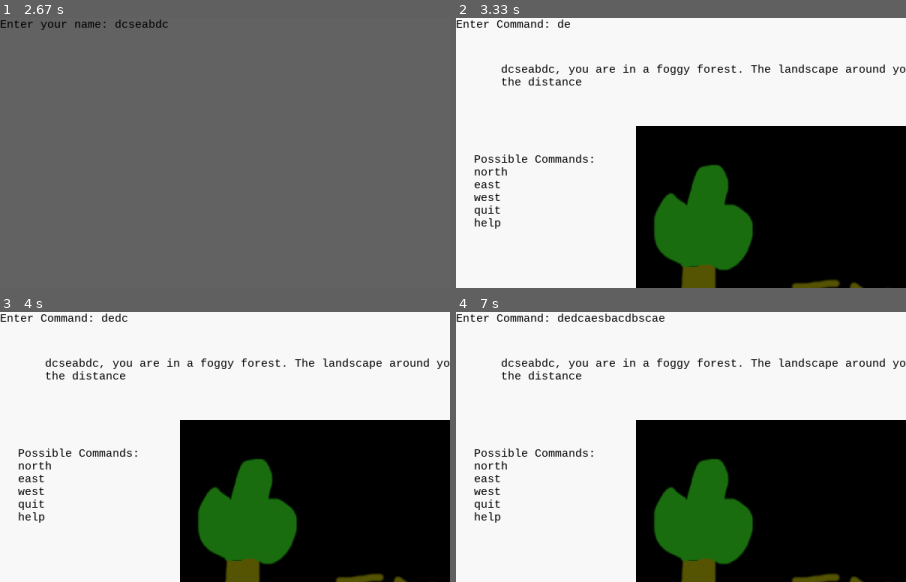
Above: before the commit, frames 1-4 (two rows, left to right).
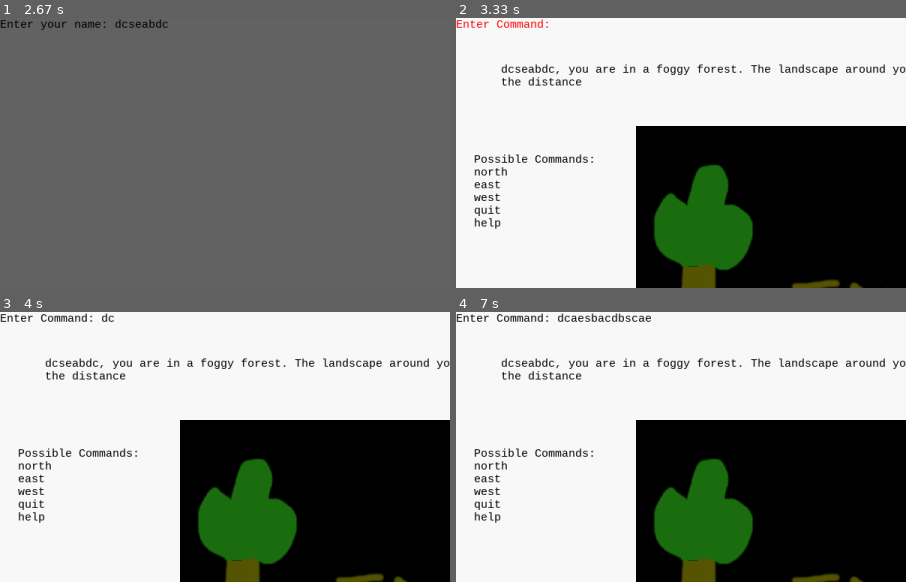
Above: after the commit, the same moments.

Repository: WilliamKluge/CMPT120-Project
Game: pygame game, started from Nowhere/main.py
The game is run twice, just before and just after one commit, with the same random seed, the same clock (stepped at 60 frames per second) and the same inputs.
Inputs:
- Up to frame 1 (2.67 s): tap Enter at 0.33 s; hold D 0.67-1.3 s; tap C at 0.82, 2.38 s; hold S 1.33-1.7 s; tap E at 1.48 s; hold A 1.73-2.2 s; tap B at 1.88 s; hold D from 2.23 s (still down)
- Up to frame 2 (3.33 s): release D at 2.7 s; hold Enter 2.73-3.2 s; hold D 2.73-3.2 s; tap E at 2.88 s; tap Enter at 3.23 s
- Up to frame 3 (4 s): hold D from 3.57 s (still down); tap C at 3.72 s
- Up to frame 4 (7 s): release D at 4.03 s; hold A 4.07-4.6 s; tap E at 4.22, 6.95 s; hold S 4.63-4.93 s; tap B at 4.78, 5.88 s; hold A 4.97-5.37 s; tap C at 5.12, 6.55 s; tap Shift at 5.4 s; hold D 5.73-6.37 s; hold S 6.4-6.77 s; hold A from 6.8 s (still down)
The pictures show only the part of the screen within x 0-50%, y 0-50%; the shares and areas given below are measured in that part.

Frame 1 is identical in both runs. In frame 2, 0.4% of the frame differs, in the area x 0-26%, y 0-4%; in frame 3, less than 0.1%; in frame 4, 0.3%.

Commit message:
Text turns red if wrong command is entered

Diff:
--- a/Nowhere/EntityFramework/Systems/ImplimentedSystems/TitleScreenSystem.py
+++ b/Nowhere/EntityFramework/Systems/ImplimentedSystems/TitleScreenSystem.py
@@ -68,8 +68,10 @@
 
     def end(self):
         self.__engine.character.components[NameNode.__name__].name = self.__engine.input_box.value
+        self.__engine.add_system(DrawLocationSystem(self.__engine.character, self.__engine))
+        self.__engine.add_system(UpdateCommandSystem(self.__engine))
+        self.__engine.events.clear()
         self.__engine.input_box.value = ''  # Clear anything entered in the input box
         self.__engine.input_box.prompt = 'Enter Command: '
-        self.__engine.add_system(DrawLocationSystem(self.__engine.character, self.__engine))
-        self.__engine.add_system(UpdateCommandSystem(self.__engine))
+        self.__engine.input_box.color = (0, 0, 0)  # Turns it to black from red (because name is not a valid command)
         return
--- a/Nowhere/EntityFramework/Systems/ImplimentedSystems/UpdateCommandSystem.py
+++ b/Nowhere/EntityFramework/Systems/ImplimentedSystems/UpdateCommandSystem.py
@@ -1,6 +1,7 @@
 # Holds the UpdateCommandSystem class
 # Author: William Kluge
 # Date: 2017-9-25
+import pygame
 
 from Nowhere.EntityFramework.Nodes.PositionNode import PositionNode
 from Nowhere.EntityFramework.Nodes.ScoreNode import ScoreNode
@@ -31,8 +32,14 @@
         # Update user input (also draws possible commands to the screen)
         user_input = self.__engine.input_box.value
 
+        if self.__engine.input_box.value is not '':
+            self.__engine.input_box.color = (0, 0, 0)
+
         if user_input in self.__engine.possible_commands:
             self.__engine.add_system(self.__engine.possible_commands[user_input])
+            self.__engine.input_box.value = ''
+        elif next((x for x in self.__engine.events if x.type == pygame.KEYDOWN and x.key == pygame.K_RETURN), None):
+            self.__engine.input_box.color = (255, 0, 0)
             self.__engine.input_box.value = ''
 
         # Clear the commands from the last iteration
